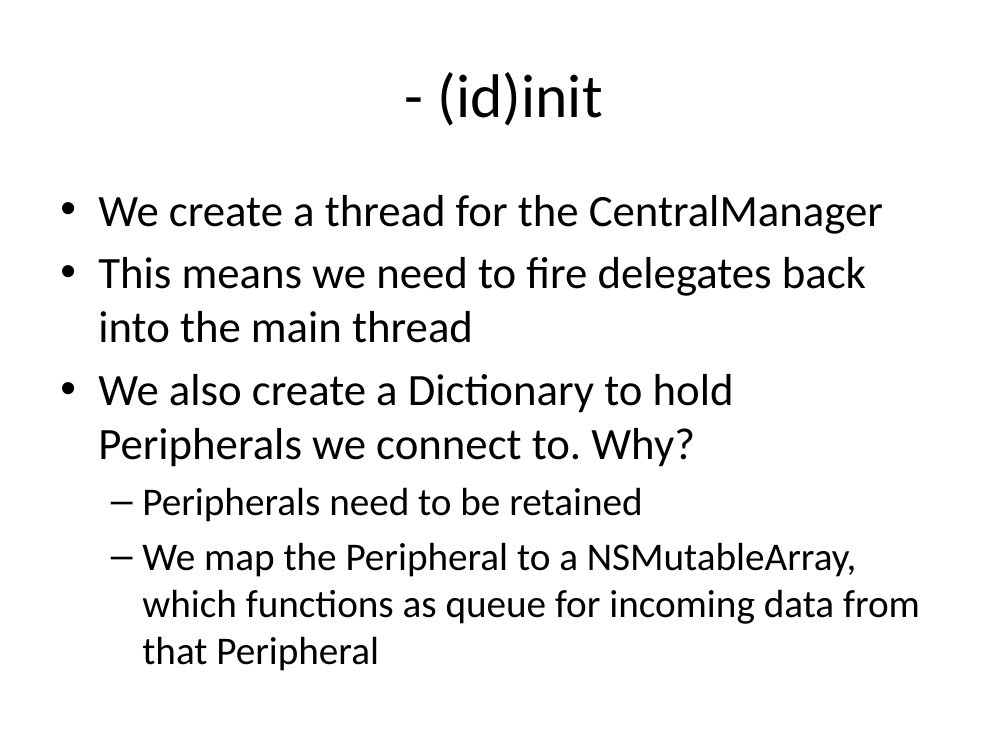
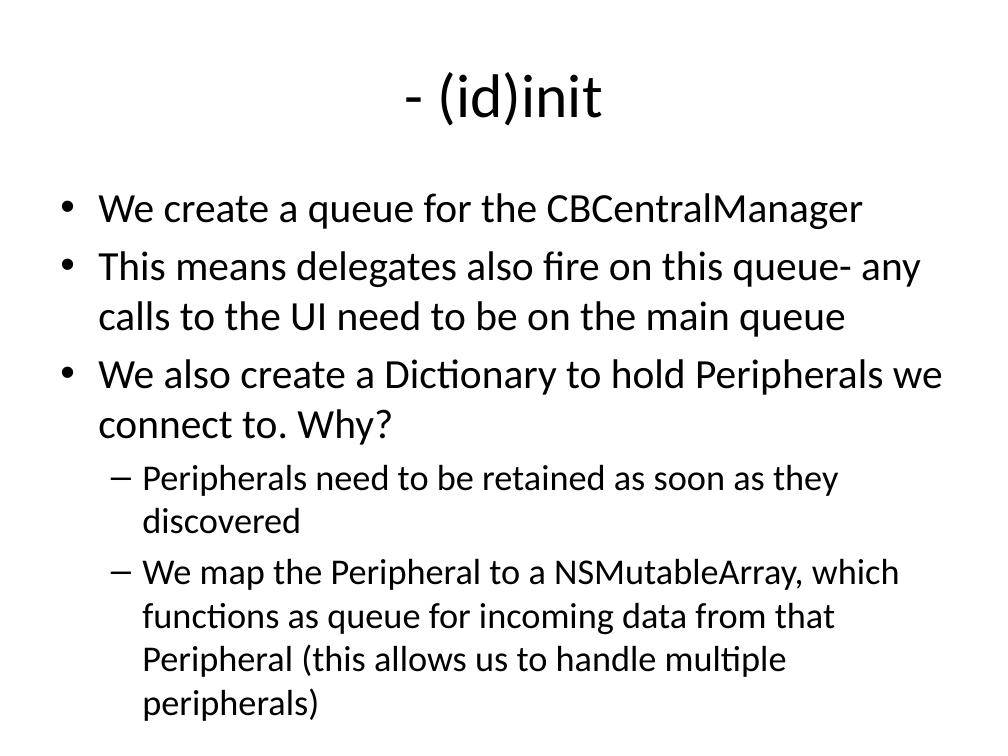
Before and after one commit to a34729t/SimpleCentral, a slide deck: slide 17 of Lecture.pptx. Drawn at 1008x756 pixels with LibreOffice and Linux fonts; fonts in the diff are those of the drawing. Boxes give left, top, right and bottom in pixels: in the first picture for what was removed or moved away, otherwise in the second. Text is boxed around its words. In the diff, an @@ line names an element or a change of style, - is before the commit and + after.

Commit message:
updated ppt

```diff
--- a/Lecture.pptx
+++ b/Lecture.pptx
@@ text at [98,193,921,337]: text changed; size 32 to 29.6 pt @@
-• We create a thread for the CentralManager
-• This means we need to fire delegates back into the main thread
+• We create a queue for the CBCentralManager
+• This means delegates also fire on this queue- any calls to the UI need to be on the main queue
@@ text at [98,359,943,445]: size 32 to 29.6 pt in "We also create a Dictionary to hold ..." @@
@@ text at [142,464,900,677]: text changed; size 28 to 25.9 pt @@
-  – Peripherals need to be retained
-  – We map the Peripheral to a NSMutableArray, which functions as queue for incoming data from that Peripheral
+  – Peripherals need to be retained as soon as they discovered
+  – We map the Peripheral to a NSMutableArray, which functions as queue for incoming data from that Peripheral (this allows us to handle multiple peripherals)
```
Also in this commit, not shown: 6 other slides changed.
